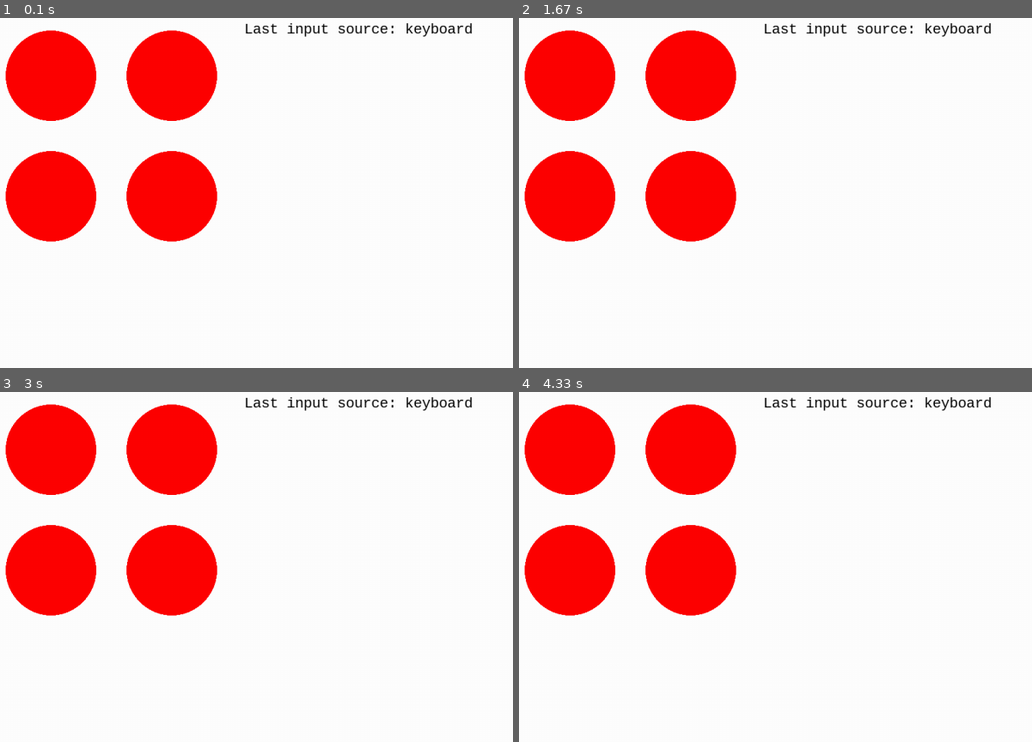
Above: before the commit, frames 1-4 (two rows, left to right).
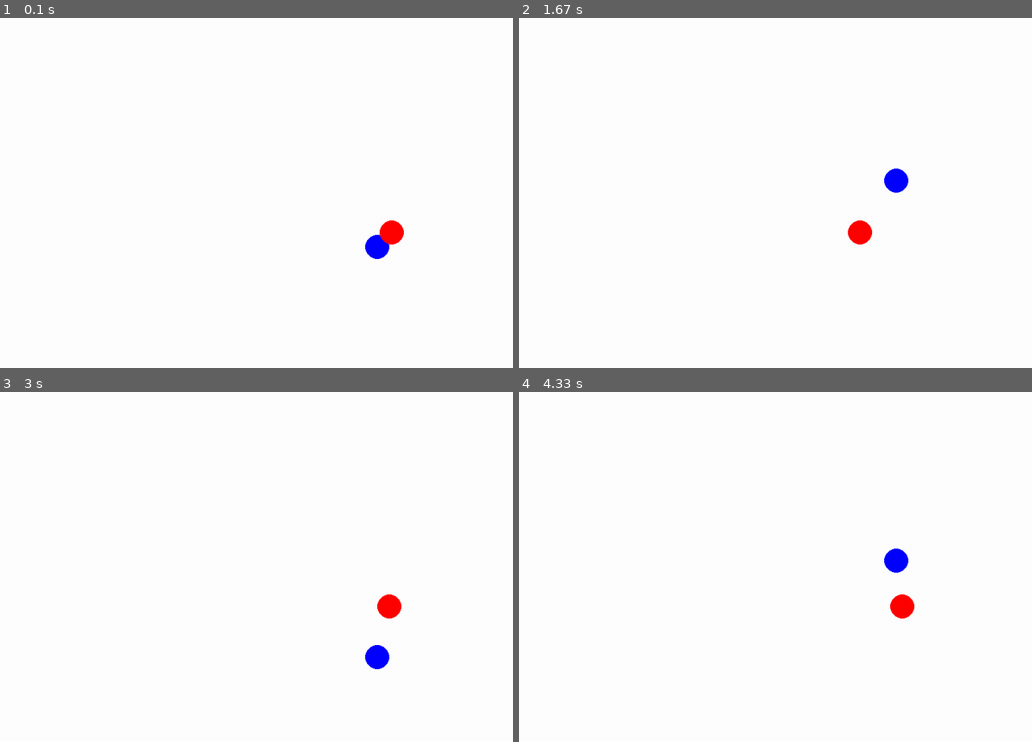
Above: after the commit, the same moments.

Repository: JustASideQuestNPC/pygame-platformer
Game: pygame game, started from main.py
Two runs of this game, one before a commit and one after it. Both use one fixed random seed, a clock stepped at 60 frames per second and the inputs below.
Inputs (mouse positions are in pixels of both pictures, inside the frame that each line leads up to):
- Up to frame 1 (0.1 s): no input
- Up to frame 2 (1.67 s): click (898, 231) at 0.38 s; click (898, 259) at 0.72 s; click (657, 168) at 1.05 s; click (outside the picture) at 1.38 s
- Up to frame 3 (3 s): click (395, 458) at 1.72 s; click (343, 717) at 2.05 s; click (353, 532) at 2.38 s; click (266, 518) at 2.72 s
- Up to frame 4 (4.33 s): click (outside the picture) at 3.05 s; click (outside the picture) at 3.38 s; click (outside the picture) at 3.72 s; click (672, 521) at 4.05 s

The runs differ from the first frame. In frame 1, 16% of the frame differs, in the area x 1-93%, y 1-69%; in frame 2, 16%, in the area x 1-93%, y 1-65%; in frame 3, 16%; in frame 4, 16%.

Commit message:
added engine and test entity

Diff:
--- a/main.py
+++ b/main.py
@@ -4,48 +4,33 @@
 
 from src.engine.input import Input
 from src.engine.gamepad import Gamepad
+from src.engine.engine import Engine
+from src.entities.test_entities import TestEntity, TestEntityFast
 
 # get configs
 config = ConfigParser()
 config.read('_config.ini')
 
-# pygame setup
+# pygame and engine setup
 pygame.init()
 screen = pygame.display.set_mode((
     int(config['Graphics']['screen_width']), int(config['Graphics']['screen_height'])
 ))
 clock = pygame.time.Clock()
+Engine.init(clock, screen)
 
-# set up input
+# input setup
 Input.add_action(
-    name='hold',
-    keys=['a', 'spacebar', 'left mouse'],
-    buttons=['a', 'left trigger']
+    name='slow time',
+    keys=['left mouse', 'space']
 )
-Input.add_action(
-    name='hold chord',
-    keys=['b', 'right mouse'],
-    buttons=['b', 'left trigger full pull'],
-    chord=True
-)
-Input.add_action(
-    name='press',
-    keys=['c', 'left click'],
-    buttons=['x', 'left stick click'],
-    mode='press'
-)
-Input.add_action(
-    name='press chord',
-    keys=['shift', 'middle mouse'],
-    buttons=['y', 'right bumper'],
-    mode='press',
-    chord=True
-)
+
+Engine.add_entity(TestEntity(screen.get_width() / 2, screen.get_height() / 2))
+Engine.add_entity(TestEntityFast(screen.get_width() / 2, screen.get_height() / 2))
 
 # misc. variables
 dt: float = 0
-""" The time between the last two frames, in seconds. """
-debug_font = pygame.font.SysFont('monospace', 24)
+""" The time between the last two frames in seconds. """
 
 # main game loop
 running = True
@@ -60,28 +45,16 @@
         Gamepad.update_connected(event)
 
     Input.update(dt)
+    Engine.update()
+
+    if Input.active('slow time'):
+        Engine.time_scale = 0.5
+    else:
+        Engine.time_scale = 1
 
     # clear the canvas
     screen.fill("#ffffff")
-
-    c = '#00ff00' if Input.active('hold') else '#ff0000'
-    pygame.draw.circle(screen, c, (100, 100), 75)
-
-    c = '#00ff00' if Input.active('hold chord') else '#ff0000'
-    pygame.draw.circle(screen, c, (300, 100), 75)
-
-    c = '#00ff00' if Input.active('press') else '#ff0000'
-    pygame.draw.circle(screen, c, (100, 300), 75)
-
-    c = '#00ff00' if Input.active('press chord') else '#ff0000'
-    pygame.draw.circle(screen, c, (300, 300), 75)
-
-    text_lines: list[str] = [
-        f'Last input source: {Input.last_input_source()}'
-    ]
-
-    for [i, line] in enumerate(text_lines):
-        screen.blit(debug_font.render(line, 1, "#000000", "#ffffff"), (420, i * 30 + 10))
+    Engine.render()
 
     # display onscreen
     pygame.display.flip()
--- a/src/engine/engine.py
+++ b/src/engine/engine.py
@@ -1,8 +1,23 @@
+from enum import Enum
+from typing import Callable
+
 import pygame
+
+class EngineTag(Enum):
+    USES_RAW_DELTA_TIME = 0
+    """
+    Entities with the `USES_RAW_DELTA_TIME` tag ignore `Engine.time_scale` and always receive the
+    "true" delta time in their `update()` methods.
+    """
 
 # i'd make this an abstract class, but the point of it is that all of its methods are defaults
 class EntityBase:
     """ Abstract class that all game entities must extend. """
+    display_layer: float = 0
+    """
+    When rendered, entities with a higher display layer appear on top of those with a lower display
+    layer. Display layers can be any number, including non-integers and negative numbers.
+    """
     tags: list[any] = []
     """
     All the entity's tags (if any). Tags are used to mark what an entity is and/or what attributes
@@ -11,12 +26,7 @@
     markForRemove: bool = False
     """ If True, the entity will be removed from the engine at the end of the next update. """
 
-    # hack the constructor to prevent instantiaton because this technically isn't an abstract class
-    def __new__(cls):
-        if cls is EntityBase:
-            raise TypeError('EntityBase is an abstract class and cannot be instantiated.')
-
-    def update(dt: float):
+    def update(self, dt: float):
         """
         Called once per frame in `Engine.update()`.
 
@@ -26,6 +36,223 @@
         """
         pass
 
-    def render(rt: pygame.Surface):
-        """ Called once per frame in `Engine.render()`. """
-        pass
+    def render(self, rt: pygame.Surface):
+        """
+        Called once per frame in `Engine.render()`.
+
+        Args:
+            rt (pygame.Surface):
+                The render target that the entity should be drawn onto.
+        """
+        pass
+
+    def on_add(self, ):
+        """" Called once when the entity is added to the engine. """
+        pass
+
+    def on_remove(self, ):
+        """ Called once when the entity is removed from the engine. """
+        pass
+
+class Engine:
+    _initialized: bool = False
+    _entities: list[EntityBase] = []
+    """ Single list of all entities; used for everything except rendering. """
+    _display_layers: dict[float, list[EntityBase]] = {}
+    """ Entities grouped into display layers; used for rendering. """
+    _layer_indexes: list[float] = []
+    """ All active display layers. """
+    _render_target: pygame.Surface = None
+    """ The surface all entities should be rendered onto. """
+    _clock: pygame.time.Clock = None
+    """ "Speed of time" """
+    _delta_time_raw: float = 0
+    """ The time between the last two frames in seconds. """
+
+    time_scale: float = 1
+    """ "Speed of time". Values < 1 slow down time and values > 1 speed it up. Must be > 0. """
+
+    @staticmethod
+    def delta_time() -> float:
+        """
+        Returns the time between the last two frames in seconds, with the current time scale
+        applied.
+        """
+        return Engine._delta_time_raw * Engine._time_scale
+
+    @staticmethod
+    def delta_time_raw() -> float:
+        """
+        Returns the time between the last two frames in seconds, without the current time scale
+        applied.
+        """
+        return Engine._delta_time_raw
+
+    @staticmethod
+    def init(clock: pygame.time.Clock, render_target: pygame.Surface):
+        """
+        Initializes the entity with a clock for timing and a surface to render entities onto. This
+        must be called exactly once before any other engine functions are used.
+        """
+        if Engine._initialized:
+            raise RuntimeError('Engine is already initialized.')
+
+        Engine._clock = clock
+        Engine._render_target = render_target
+        Engine._initialized = True
+
+    @staticmethod
+    def add_entity(entity: EntityBase, allow_setup: bool=True) -> EntityBase:
+        """
+        Adds an entity to the engine.
+
+        Args:
+            entity (EntityBase):
+                An instance of any class that extends `EntityBase`.
+            allow_setup (boolean, default=True):
+                Whether the entity's `on_add()` method should be called.
+
+        Returns:
+            EntityBase: A reference to `entity` (this is more useful than it sounds).
+        """
+        if not Engine._initialized:
+            raise RuntimeError('Engine must be initialized before other functions are called.')
+
+        # all entities are added to the main list
+        Engine._entities.append(entity)
+
+        # add the entity to an existing layer or create a new one
+        if entity.display_layer in Engine._layer_indexes:
+            Engine._display_layers[entity.display_layer].append(entity)
+        else:
+            Engine._display_layers[entity.display_layer] = [entity]
+            Engine._layer_indexes.append(entity.display_layer)
+            Engine._layer_indexes.sort() # make sure everything actually stays in order
+
+        if allow_setup:
+            entity.on_add()
+
+        return entity
+
+    @staticmethod
+    def update():
+        """
+        Updates all entities. This should be called once per frame along with `Engine.render()`
+        """
+        if not Engine._initialized:
+            raise RuntimeError('Engine must be initialized before other functions are called.')
+
+        # native delta time is in milliseconds
+        Engine._delta_time_raw = Engine._clock.get_time() / 1000
+
+        for entity in Engine._entities:
+            # skip entities that have already been deleted
+            if not entity.markForRemove:
+                if EngineTag.USES_RAW_DELTA_TIME in entity.tags:
+                    entity.update(Engine._delta_time_raw)
+                else:
+                    entity.update(Engine._delta_time_raw * Engine.time_scale)
+
+        # garbage collect
+        Engine.remove_if(lambda e: e.markForRemove)
+
+    @staticmethod
+    def render():
+        """
+        Renders all entities. This should be called once per frame along with `Engine.update()`
+        """
+        if not Engine._initialized:
+            raise RuntimeError('Engine must be initialized before other functions are called.')
+
+        for i in Engine._layer_indexes:
+            layer = Engine._display_layers[i]
+            for entity in layer:
+                entity.render(Engine._render_target)
+
+    @staticmethod
+    def remove_if(predicate: Callable[[EntityBase], bool], silent: bool=False):
+        """
+        Removes all entities that a predicate function returns True for.
+
+        Args:
+            silent (bool, default=False):
+                If True, entities' `on_remove()` methods are not called.
+        """
+        if not Engine._initialized:
+            raise RuntimeError('Engine must be initialized before other functions are called.')
+
+        # loop manually so removal methods get called
+        buffer: list[EntityBase] = []
+        for entity in Engine._entities:
+            if predicate(entity):
+                entity.on_remove()
+            else:
+                buffer.append(entity)
+        Engine._entities = buffer
+
+        # also filter display layers
+        for i in Engine._layer_indexes:
+            Engine._display_layers[i] = [e for e in Engine._display_layers[i] if not predicate(e)]
+
+    @staticmethod
+    def remove_all(silent: bool=True):
+        """
+        Removes all entities.
+
+        Args:
+            silent (bool, default=True):
+                If True, entities' `on_remove()` methods are not called.
+        """
+        if not Engine._initialized:
+            raise RuntimeError('Engine must be initialized before other functions are called.')
+
+        # ensures removal methods get called
+        Engine.remove_if(lambda e: True, silent)
+
+        # fully reset display layers because remove_if doesn't actually remove empty ones
+        Engine._display_layers = {}
+        Engine._layer_indexes = []
+
+    @staticmethod
+    def remove_tagged(tag: any, silent: bool=False):
+        """
+        Removes all entities with a certain tag.
+
+        Args:
+            silent (bool, default=False):
+                If True, entities' `on_remove()` methods are not called.
+        """
+        if not Engine._initialized:
+            raise RuntimeError('Engine must be initialized before other functions are called.')
+
+        Engine.remove_if(lambda e: tag in e.tags, silent)
+
+    @staticmethod
+    def get_all() -> list[EntityBase]:
+        """ Returns a list containing references to all entities. """
+        if not Engine._initialized:
+            raise RuntimeError('Engine must be initialized before other functions are called.')
+
+        return Engine._entities[::]
+
+    @staticmethod
+    def get_if(predicate: Callable[[EntityBase], bool]) -> list[EntityBase]:
+        """
+        Returns a list containing references to all entities that a predicate function returns True
+        for.
+        """
+        if not Engine._initialized:
+            raise RuntimeError('Engine must be initialized before other functions are called.')
+
+        return [e for e in Engine._entities if predicate(e)]
+
+    @staticmethod
+    def get_tagged(tag: any) -> list[EntityBase]:
+        """ Returns all entities with a certain tag. """
+        if not Engine._initialized:
+            raise RuntimeError('Engine must be initialized before other functions are called.')
+
+        return Engine.get_if(lambda e: tag in e.tags)
+
+    def __new__(cls):
+        raise TypeError('Input is a static class and cannot be instantiated or subclassed.')
--- /dev/null
+++ b/src/entities/test_entities.py
@@ -0,0 +1,54 @@
+import pygame
+from pygame.math import Vector2
+
+from src.engine.engine import EntityBase, EngineTag
+
+class TestEntity(EntityBase):
+    display_layer = 5
+
+    SPEED = 300
+    MOVE_DISTANCE = 200
+
+    start_x: float
+    position: Vector2
+    direction: int = 1
+
+    def __init__(self, x: float, y: float):
+        super().__init__()
+        self.start_x = x
+        self.position = Vector2(x, y)
+
+    def render(self, rt):
+        pygame.draw.circle(rt, (255, 0, 0), self.position, 20)
+
+    def update(self, dt):
+        self.position.x += TestEntity.SPEED * dt * self.direction
+        if (self.position.x < self.start_x - TestEntity.MOVE_DISTANCE
+            or self.position.x > self.start_x + TestEntity.MOVE_DISTANCE):
+
+            self.direction *= -1
+
+class TestEntityFast(EntityBase):
+    tags = [EngineTag.USES_RAW_DELTA_TIME]
+
+    SPEED = 300
+    MOVE_DISTANCE = 200
+
+    start_y: float
+    position: Vector2
+    direction: int = 1
+
+    def __init__(self, x: float, y: float):
+        super().__init__()
+        self.start_y = y
+        self.position = Vector2(x, y)
+
+    def render(self, rt):
+        pygame.draw.circle(rt, (0, 0, 255), self.position, 20)
+
+    def update(self, dt):
+        self.position.y += TestEntity.SPEED * dt * self.direction
+        if (self.position.y < self.start_y - TestEntity.MOVE_DISTANCE
+            or self.position.y > self.start_y + TestEntity.MOVE_DISTANCE):
+
+            self.direction *= -1
